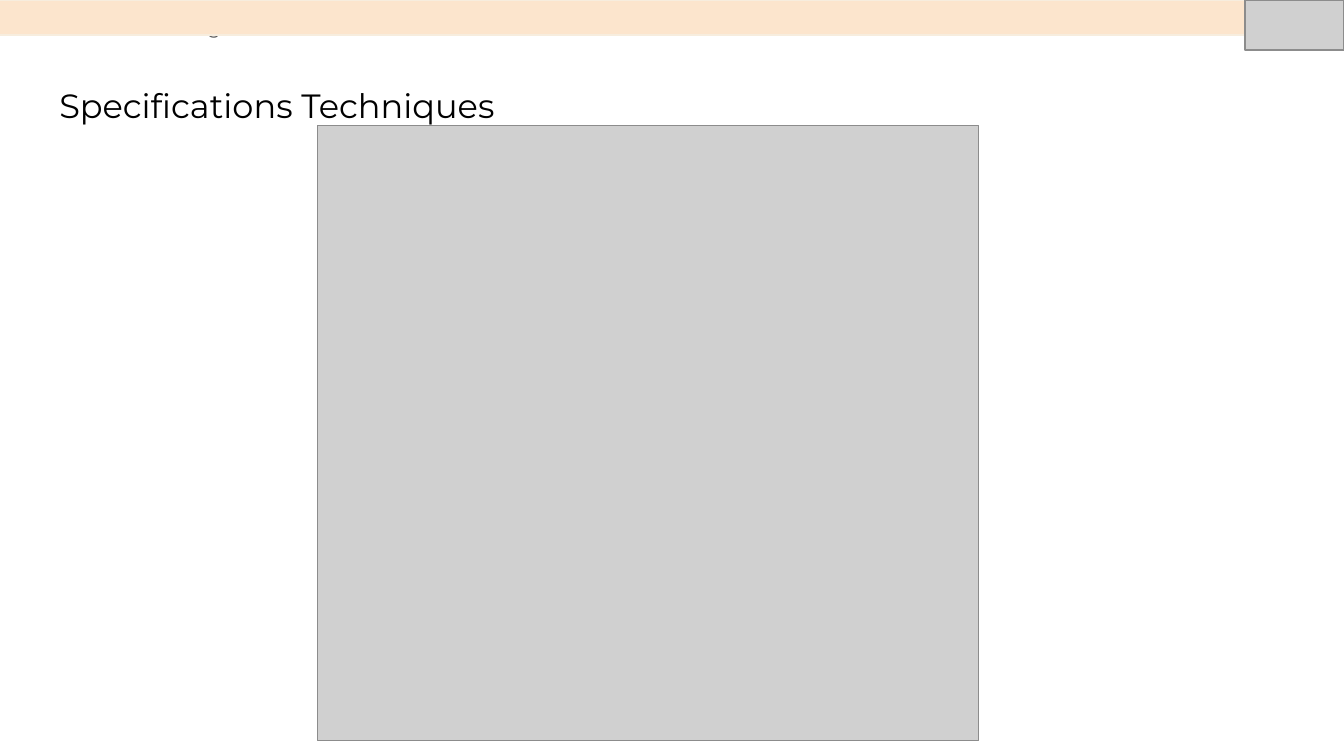
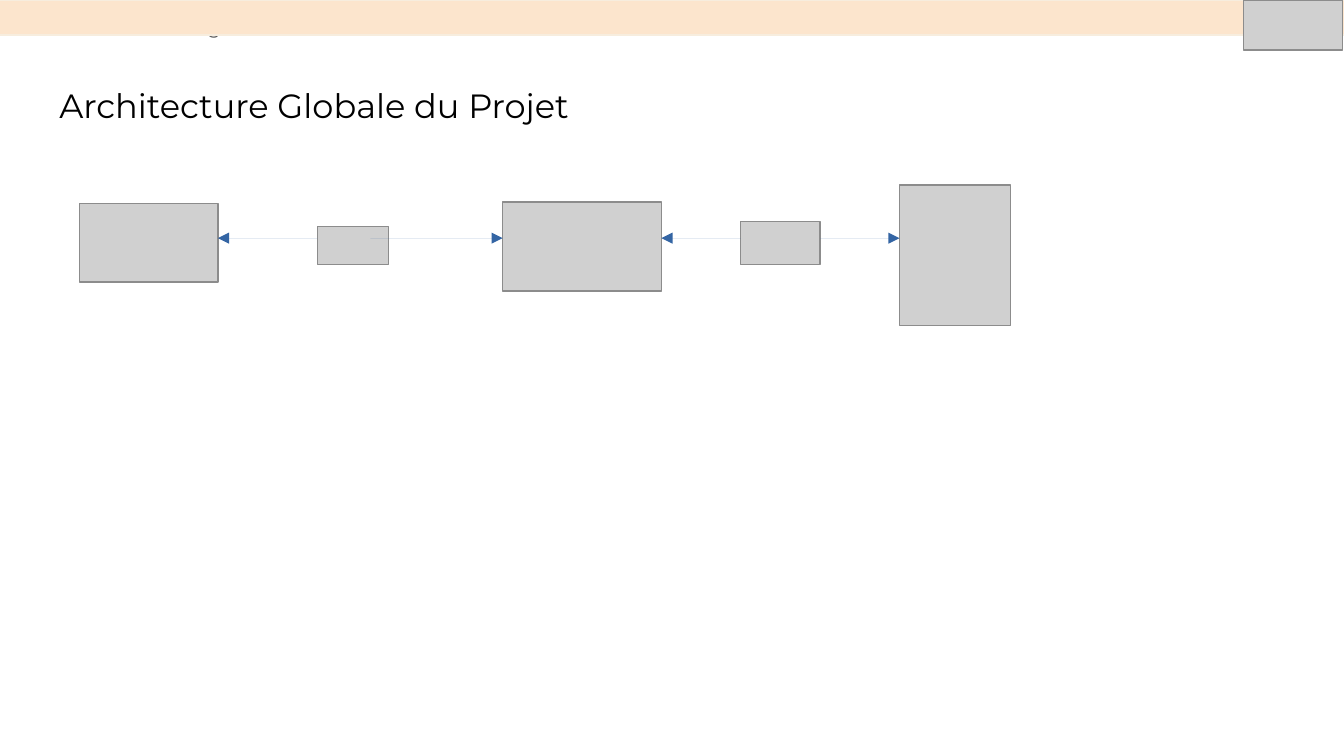
Before and after one commit to DennAmo/11, a slide deck: slide 10 of Aubry_Dennis_4_présentation.pptx (slide 11 before the commit). Drawn at 1344x756 pixels with LibreOffice and Linux fonts; fonts in the diff are those of the drawing; grey boxes stand for pictures. Boxes give left, top, right and bottom in pixels: in the first picture for what was removed or moved away, otherwise in the second. Text is boxed around its words. In the diff, an @@ line names an element or a change of style, - is before the commit and + after.

Commit message:
global update, specification technique+veille+kanban+présentation

```diff
--- a/Aubry_Dennis_4_présentation.pptx
+++ b/Aubry_Dennis_4_présentation.pptx
@@ title at [59, 93, 569, 125]: text changed @@
-Specifications Techniques
+Architecture Globale du Projet
@@ picture removed at [317, 125, 978, 741] @@
@@ picture added at [79, 204, 218, 282] @@
@@ picture added at [503, 202, 661, 290] @@
@@ picture added at [899, 185, 1011, 325] @@
@@ arrow added from (317, 238) to (218, 238), #3465A4 0 pt @@
@@ picture added at [317, 227, 388, 265] @@
@@ arrow added from (371, 238) to (503, 238), #3465A4 0 pt @@
@@ arrow added from (741, 238) to (661, 238), #3465A4 0 pt @@
@@ picture added at [741, 222, 820, 265] @@
@@ arrow added from (820, 238) to (899, 238), #3465A4 0 pt @@
```
Also in this commit, not shown: 5 other slides changed, 1 slide added, 1 slide removed, 4 other files.
